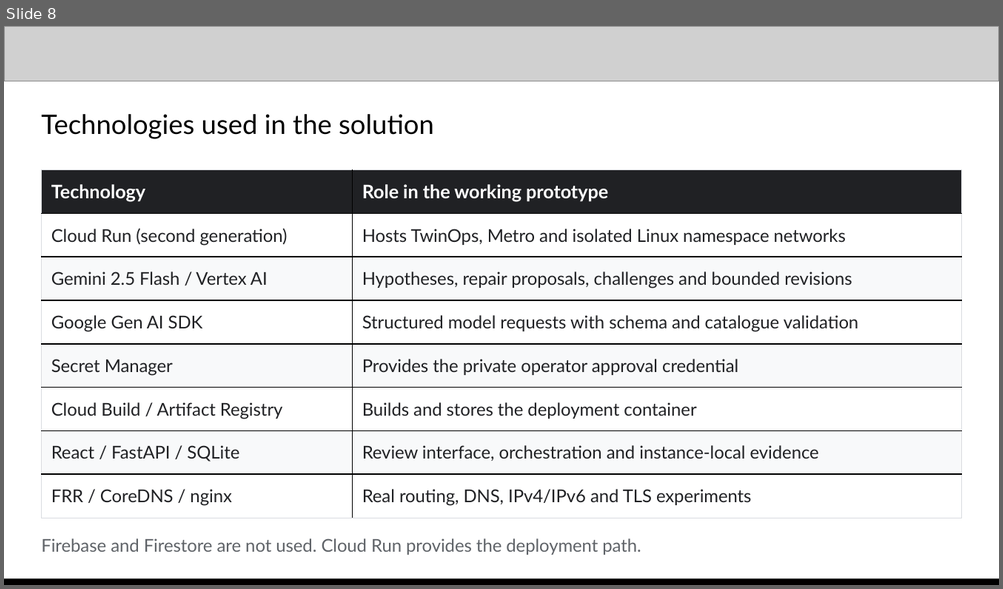
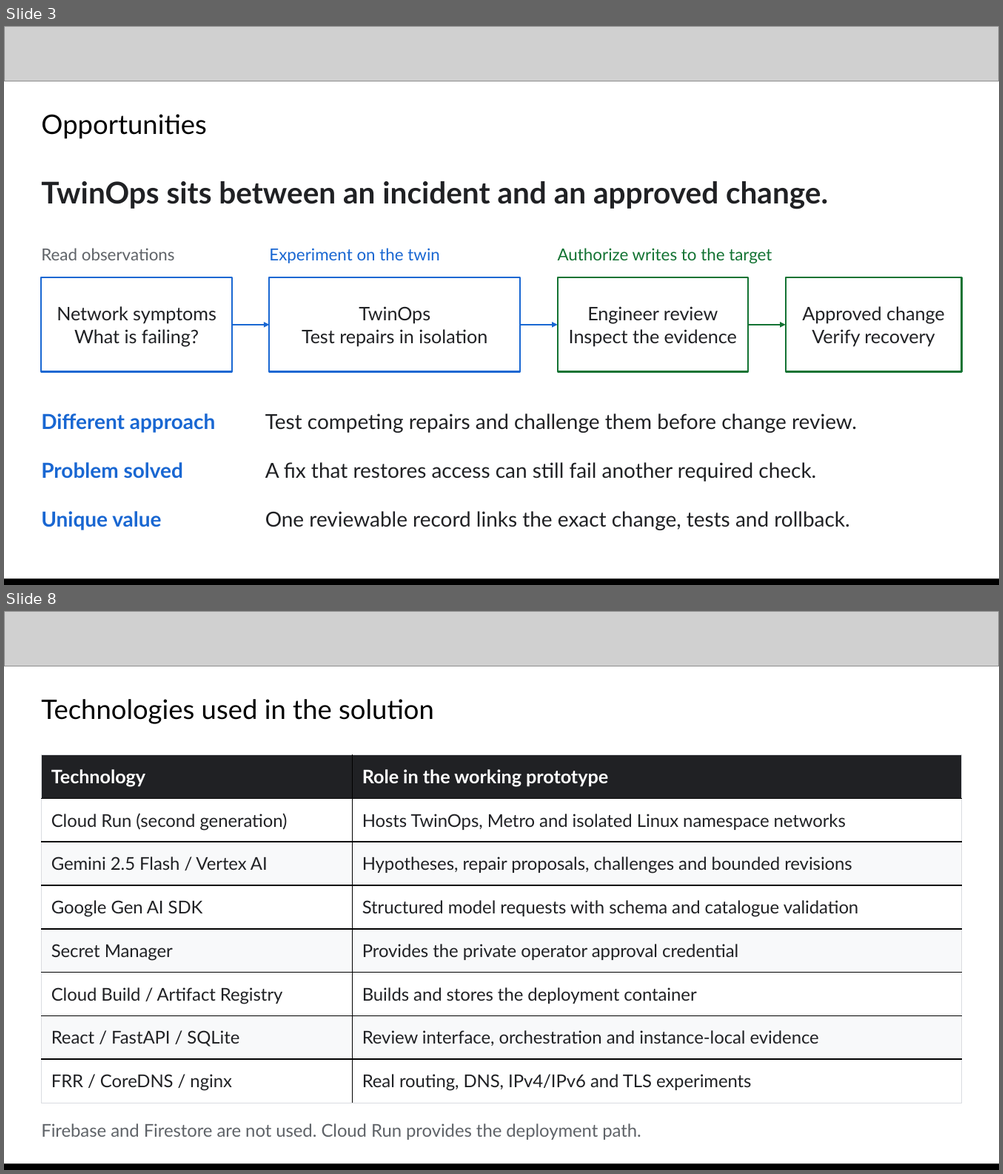
Before and after one commit to prabhakarcs786/twinops, a slide deck: docs/TwinOps_Deck.pptx. Shown one above the other, each under a label of ours: slide 8 before the commit, slides 3 and 8 after it; the slides between them are not shown. The pictures are 1003x589 and 1003x1174 pixels, drawn with LibreOffice and Linux fonts; fonts in the diff are those of the drawing; grey boxes stand for pictures. Boxes give left, top, right and bottom in pixels: in the first picture for what was removed or moved away, otherwise in the second. Text is boxed around its words. In the diff, an @@ line names an element or a change of style, - is before the commit and + after.

Commit message:
Make the submission deck explain the complete TwinOps workflow

```diff
--- a/docs/TwinOps_Deck.pptx
+++ b/docs/TwinOps_Deck.pptx
@@ slide 3 added at [4, 26, 999, 585], background #FFFFFF @@
@@ picture added at [4, 26, 999, 81] @@
@@ text added at [41, 114, 207, 139], 19.5 pt, text #000000 @@
+Opportunities
@@ text added at [41, 181, 828, 210], 21.8 pt, text #202124, bold @@
+TwinOps sits between an incident and an approved change.
@@ text added at [41, 248, 175, 261], 12 pt, text #5F6368 @@
+Read observations
@@ text added at [269, 248, 439, 264], 12 pt, text #1967D2 @@
+Experiment on the twin
@@ text added at [558, 248, 771, 264], 12 pt, text #137333 @@
+Authorize writes to the target
@@ rectangle added at [42, 278, 233, 372], fill #FFFFFF, outline #1967D2 1.13 pt, 13.5 pt, text #202124 @@
+Network symptoms
+What is failing?
@@ rectangle added at [270, 278, 521, 372], fill #FFFFFF, outline #1967D2 1.13 pt, 13.5 pt, text #202124 @@
+TwinOps
+Test repairs in isolation
@@ rectangle added at [557, 278, 748, 372], fill #FFFFFF, outline #137333 1.13 pt, 13.5 pt, text #202124 @@
+Engineer review
+Inspect the evidence
@@ rectangle added at [785, 278, 961, 372], fill #FFFFFF, outline #137333 1.13 pt, 13.5 pt, text #202124 @@
+Approved change
+Verify recovery
@@ arrow added from (232, 326) to (270, 326), #1967D2 1.13 pt @@
@@ arrow added from (521, 326) to (557, 326), #1967D2 1.13 pt @@
@@ arrow added from (748, 326) to (785, 326), #137333 1.13 pt @@
@@ text added at [41, 414, 215, 433], 15 pt, text #1967D2, bold @@
+Different approach
@@ text added at [265, 414, 856, 433], 15 pt, text #202124 @@
+Test competing repairs and challenge them before change review.
@@ text added at [41, 463, 183, 479], 15 pt, text #1967D2, bold @@
+Problem solved
@@ text added at [265, 463, 816, 482], 15 pt, text #202124 @@
+A fix that restores access can still fail another required check.
@@ text added at [41, 511, 161, 531], 15 pt, text #1967D2, bold @@
+Unique value
@@ text added at [265, 511, 849, 531], 15 pt, text #202124 @@
+One reviewable record links the exact change, tests and rollback.
@@ picture added at [4, 579, 999, 585] @@
@@ rectangle added at [4, 579, 999, 585], fill #000000 @@
```
Also in this commit, not shown: 4 slides changed, 4 other slides added, 5 slides removed, 25 other files.
